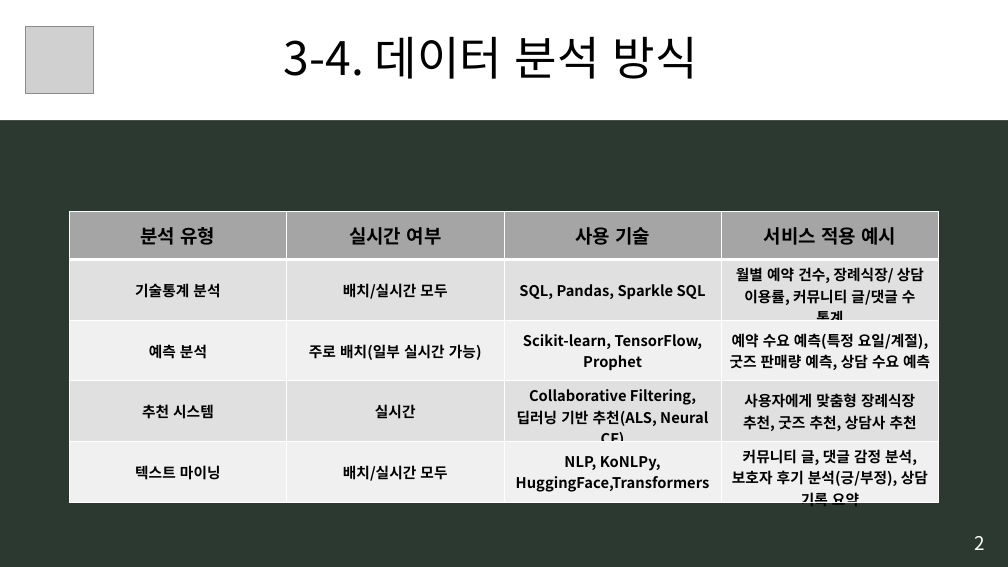
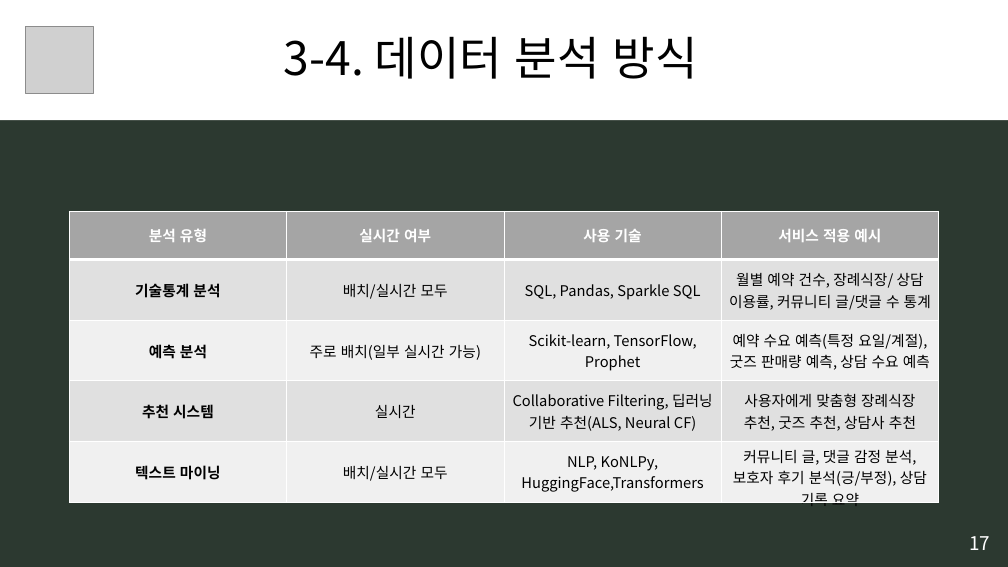
Before and after one commit to B735244/Bigdata_UI_Bogeum, a slide deck: slide 18 of 0. 모듈시험자료/[모듈] 9. 빅데이터 환경분석.pptx (slide 6 before the commit). Drawn at 1008x567 pixels with LibreOffice and Linux fonts; fonts in the diff are those of the drawing; grey boxes stand for pictures. Boxes give left, top, right and bottom in pixels: in the first picture for what was removed or moved away, otherwise in the second. Text is boxed around its words. In the diff, an @@ line names an element or a change of style, - is before the commit and + after.

```diff
--- a/0. 모듈시험자료/[모듈] 9. 빅데이터 환경분석.pptx
+++ b/0. 모듈시험자료/[모듈] 9. 빅데이터 환경분석.pptx
@@ table at (70,211,941,513) @@
@@ size 18 to 14 pt, text colour #000000 to #FFFFFF in "분석 유형", "실시간 여부", "사용 기술", "서비스 적용 예시" @@
@@ bold off in "배치/실시간 모두", "SQL, Pandas, Sparkle SQL", "월별 예약 건수, 장례식장/ 상담 이용률, 커뮤니티 ...", "주로 배치(일부 실시간 가능)" and 8 more places @@
@@ text at (969,536,990,550): text changed @@
-2
+17
```
Also in this commit, not shown: 6 other slides changed, 12 slides added.
